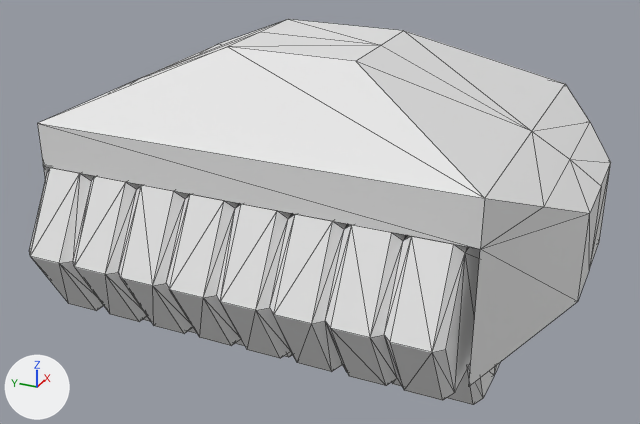
The OBJ model models/station/expansion_cargo_bay.obj: old version first, new version second.
Both versions are drawn from a 50 mm lens placed at (-3.62, -1.64, 0.95), pointed at (-0.02, -0.01, -0.85). Lighting does not change. The marker at lower left points along +X, +Y and +Z. Mesh edges are drawn as thin lines. Where no turn or scale is listed for an object, it has been applied to the vertices.
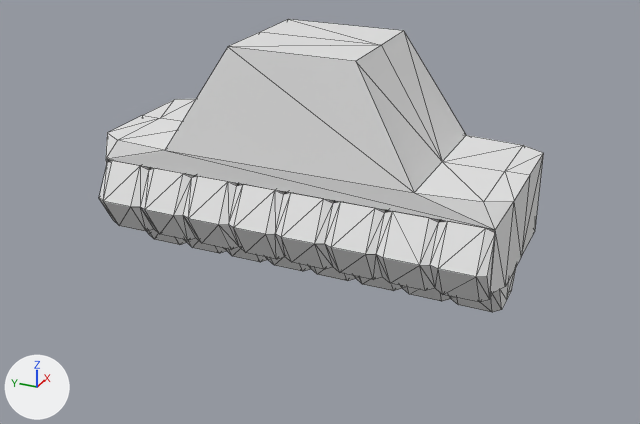
Pixel boxes (x1, y1, x2, y2) of what changed, in the pictures (640 x 424 px; the box of a moved part takes in the faces that stretch with it):
'Cube.001', reshaped (23% narrower, 24% shorter)
    before: (29, 19, 611, 405)
    after: (99, 19, 544, 312)
part 1 of me_cube_001, moved or reshaped
    before: (143, 317, 500, 405)
    after: (147, 229, 517, 312)
part 2 of me_cube_001, moved or reshaped
    before: (29, 168, 480, 401)
    after: (99, 160, 495, 302)
part 3 of me_cube_001, moved or reshaped
    before: (37, 19, 611, 386)
    after: (106, 31, 544, 294)

The change in detail:
me_cube_001 is used by ob_cube_001; location (0.0, 0.0, 0.0).
me_cube_001 had 542 vertices, 1068 faces and spanned x -0.98..0.98, y -1.3..1.3, z -1.6..0.0.
me_cube_001 now has 542 vertices, 1068 faces and spans x -0.49..0.49, y -1.0..1.0, z -1.15..0.0.
me_cube_001 part 1: the loose piece of 200 vertices spanning x -0.42..0.42, y -0.93..0.99, z -1.6..-0.9 is scaled about its middle by (0.5, 0.995, 0.5), then moved by (0.0, -0.03, 0.27).
me_cube_001 part 2: the loose piece of 150 vertices spanning x -0.98..-0.18, y -0.93..0.99, z -1.19..-0.5 is scaled about its middle by (0.5, 0.995, 0.5), then moved by (0.29, -0.03, 0.07).
me_cube_001 part 3: 36 of 542 vertices moved; they spanned x -0.78..0.78, y -1.3..1.3, z -1.1..-0.3 and now span x -0.39..0.39, y -1.0..1.0, z -0.9..-0.5; mean shift (0.0, 0.0, -0.03); largest move (0.78, -0.99, -0.3) -> (0.39, -0.61, -0.5).
